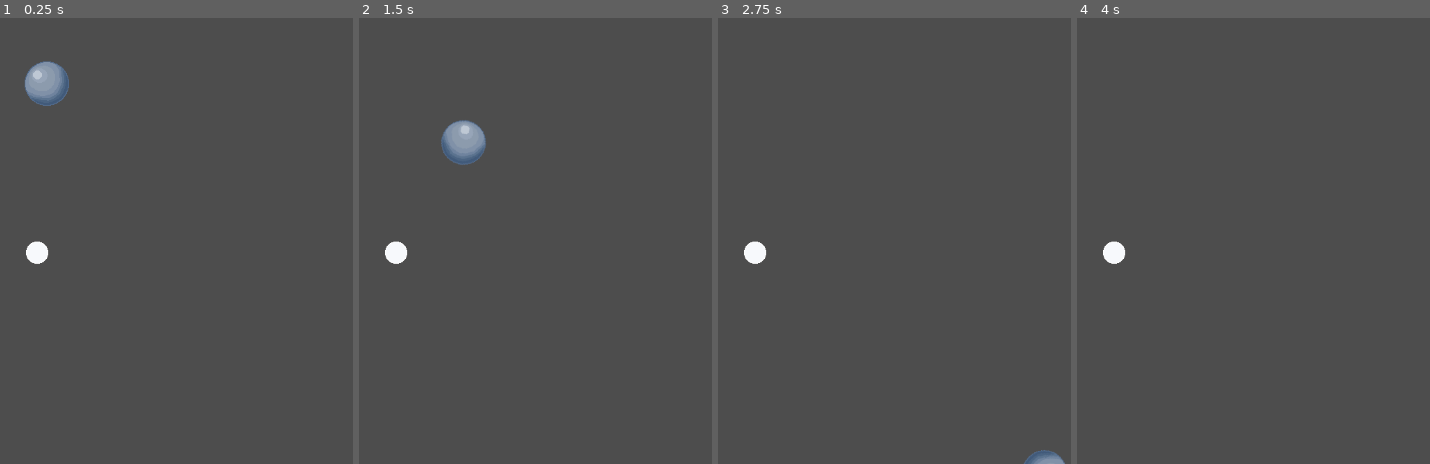
Above: before the commit, frames 1-4 (left to right).
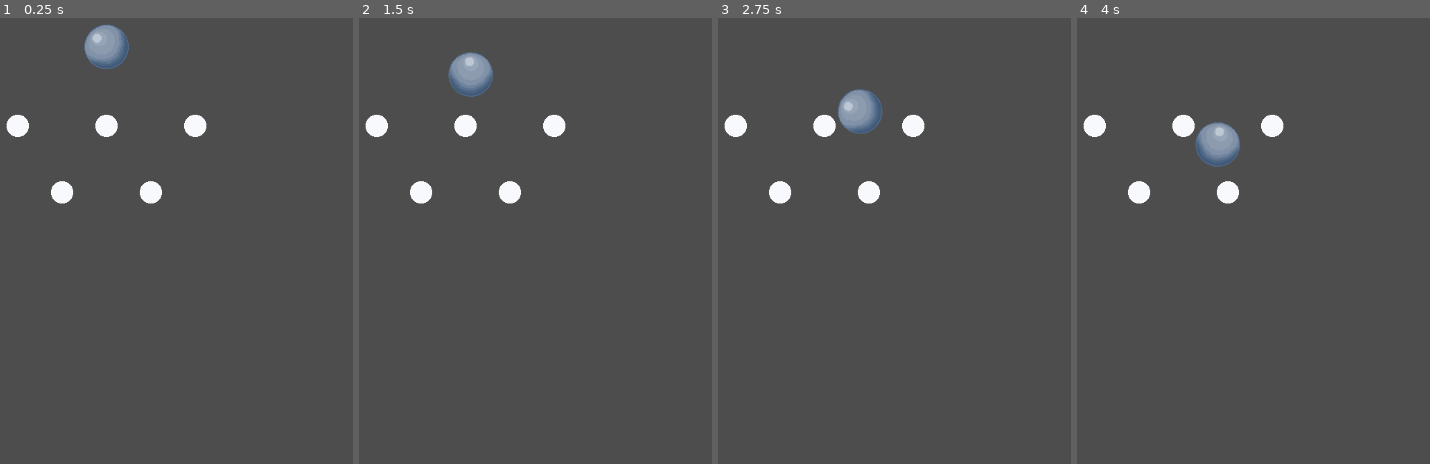
Above: after the commit, the same moments.

Repository: FiCeHo/Plink-go
Game: Godot game, scene res://game.tscn
Two runs of this game, one before a commit and one after it. Both use one fixed random seed, a clock stepped at 60 frames per second and the inputs below.
Inputs (mouse positions are in pixels of both pictures, inside the frame that each line leads up to):
- Up to frame 1 (0.25 s): no input
- Up to frame 2 (1.5 s): tap Enter at 0.5 s; move the mouse to (641, 218) at 0.52 s; press the mouse at (641, 218) at 0.53 s; move the mouse to (outside the picture) at 1.27 s; release the mouse at (outside the picture) at 1.28 s; click (outside the picture) at 1.35 s
- Up to frame 3 (2.75 s): move the mouse to (905, 142) at 2.02 s; press the mouse at (905, 142) at 2.03 s
- Up to frame 4 (4 s): move the mouse to (1144, 330) at 2.77 s; release the mouse at (1144, 330) at 2.78 s; click (1144, 330) at 2.85 s; move the mouse to (1422, 307) at 3.52 s; press the mouse at (1422, 307) at 3.53 s

The runs differ from the first frame. In frame 1, 3.5% of the frame differs, in the area x 1-59%, y 1-56%; in frame 2, 3.4%; in frame 3, 2.8%; in frame 4, 2.6%.

Commit message:
Added randomness to bounces

Diff:
--- a/plink-go!/game.tscn
+++ b/plink-go!/game.tscn
@@ -9,12 +9,24 @@
 [node name="Game" type="Node2D"]
 
 [node name="Pin" parent="." instance=ExtResource("1_e2o6t")]
-position = Vector2(476, 343)
+position = Vector2(576, 160)
 
 [node name="Player" parent="." instance=ExtResource("2_feb5d")]
-position = Vector2(490, 99)
+position = Vector2(576, 46)
 
 [node name="TouchScreenButton" type="TouchScreenButton" parent="."]
 position = Vector2(564, 264)
 shape = SubResource("RectangleShape2D_e2o6t")
 action = "ui_touch"
+
+[node name="Pin2" parent="." instance=ExtResource("1_e2o6t")]
+position = Vector2(704, 160)
+
+[node name="Pin3" parent="." instance=ExtResource("1_e2o6t")]
+position = Vector2(448, 160)
+
+[node name="Pin4" parent="." instance=ExtResource("1_e2o6t")]
+position = Vector2(512, 256)
+
+[node name="Pin5" parent="." instance=ExtResource("1_e2o6t")]
+position = Vector2(640, 256)
--- a/plink-go!/player.gd
+++ b/plink-go!/player.gd
@@ -7,3 +7,4 @@
 		if Input.is_action_pressed("ui_touch"):
 			gravity_scale = 1.0
 			isSetup = false
+			angular_velocity = randf_range(-5, 5)
--- a/plink-go!/player.tscn
+++ b/plink-go!/player.tscn
@@ -4,7 +4,7 @@
 [ext_resource type="Script" uid="uid://bvfr0wduvi16p" path="res://player.gd" id="1_onrkg"]
 
 [sub_resource type="PhysicsMaterial" id="PhysicsMaterial_onrkg"]
-bounce = 1.0
+bounce = 0.9
 
 [sub_resource type="CircleShape2D" id="CircleShape2D_onrkg"]
 radius = 33.0
